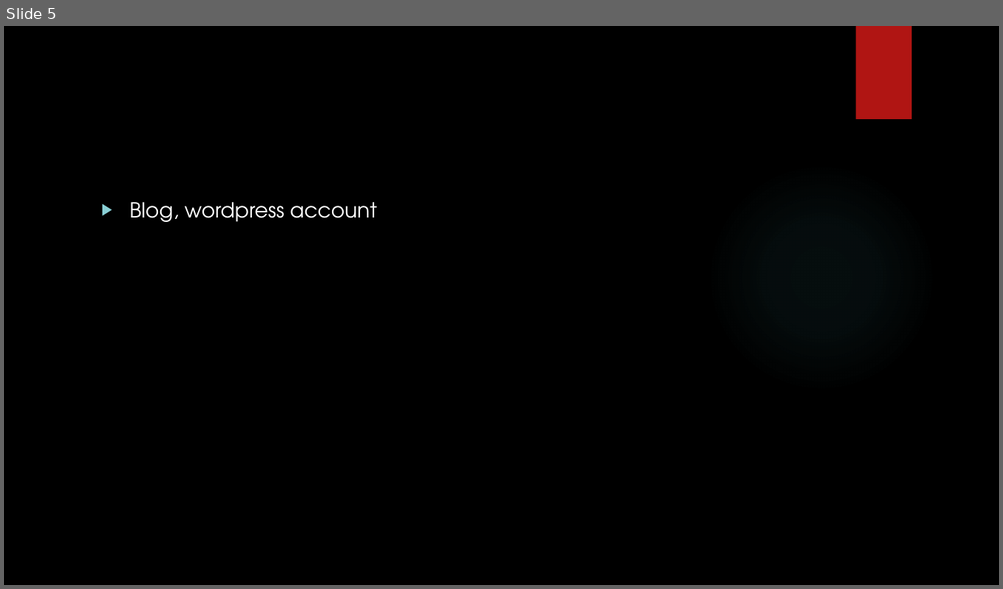
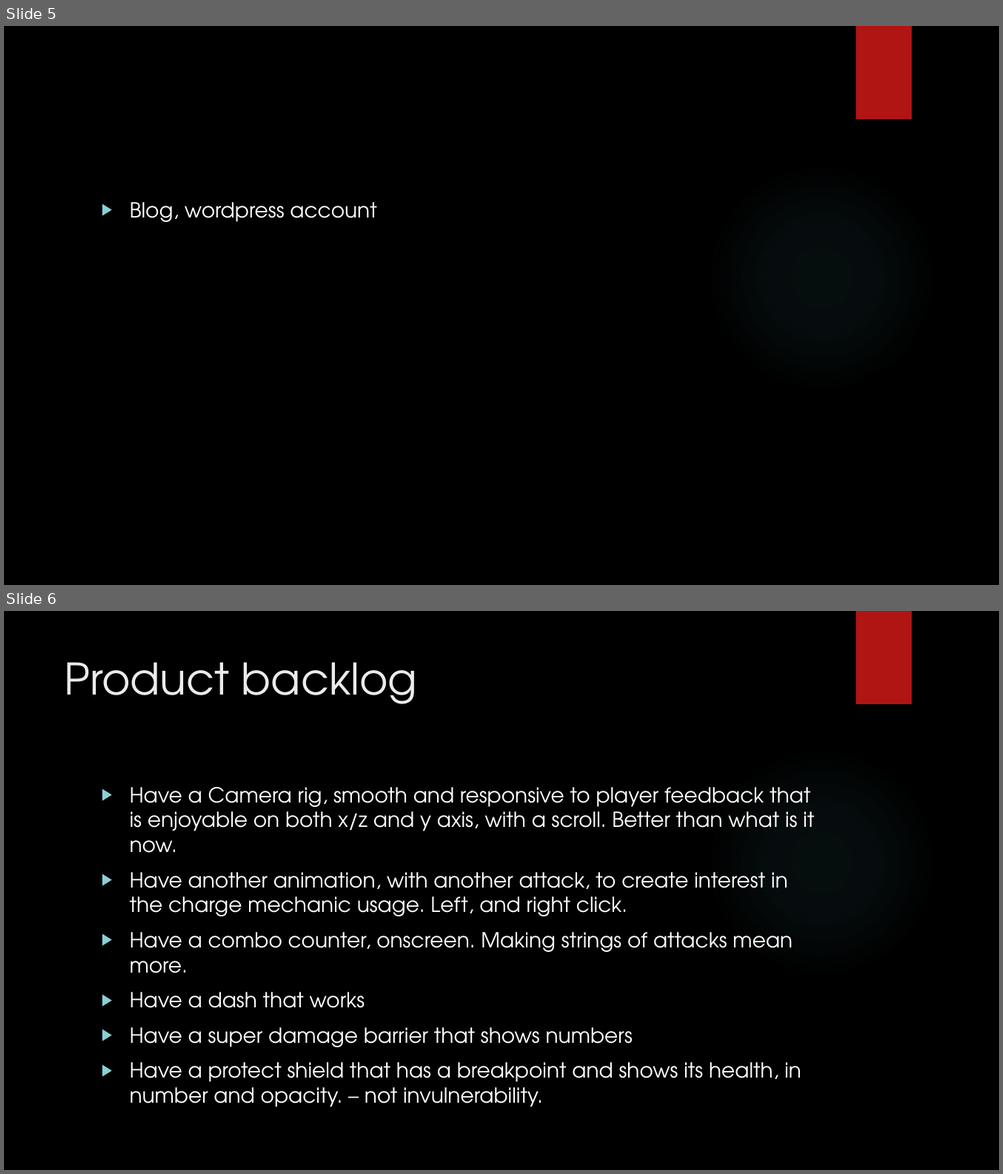
Before and after one commit to Faeblaze/Charged-attack-prototype, a slide deck: by next week.pptx. Shown one above the other, each under a label of ours: slide 5 before the commit, slides 5 and 6 after it. The pictures are 1003x589 and 1003x1174 pixels, drawn with LibreOffice and Linux fonts; fonts in the diff are those of the drawing; background and template pictures are left out. Boxes give left, top, right and bottom in pixels: in the first picture for what was removed or moved away, otherwise in the second. Text is boxed around its words. In the diff, an @@ line names an element or a change of style, - is before the commit and + after.

```diff
--- a/by next week.pptx
+++ b/by next week.pptx
@@ slide 6 added at (x1=4, y1=611, x2=999, y2=1170), background picture (left out); not listed: 2 template elements that a slide beside it also shows @@
@@ title added at (x1=64, y1=662, x2=418, y2=704), 42 pt, text #EBEBEB @@
+Product backlog
@@ text added at (x1=130, y1=787, x2=814, y2=1108), 20 pt, text #FFFFFF @@
+▶ Have a Camera rig, smooth and responsive to player feedback that is enjoyable on both x/z and y axis, with a scroll. Better than what is it now.
+▶ Have another animation, with another attack, to create interest in the charge mechanic usage. Left, and right click.
+▶ Have a combo counter, onscreen. Making strings of attacks mean more.
+▶ Have a dash that works
+▶ Have a super damage barrier that shows numbers
+▶ Have a protect shield that has a breakpoint and shows its health, in number and opacity. – not invulnerability.
```
Also in this commit, not shown: 2 other slides added.
